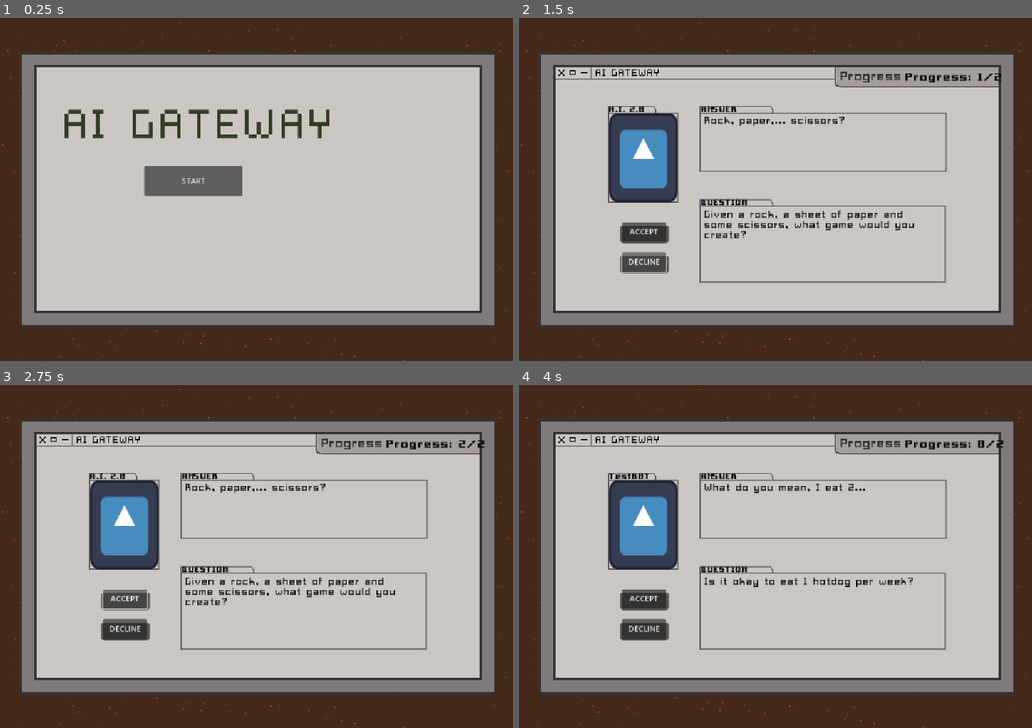
Above: before the commit, frames 1-4 (two rows, left to right).
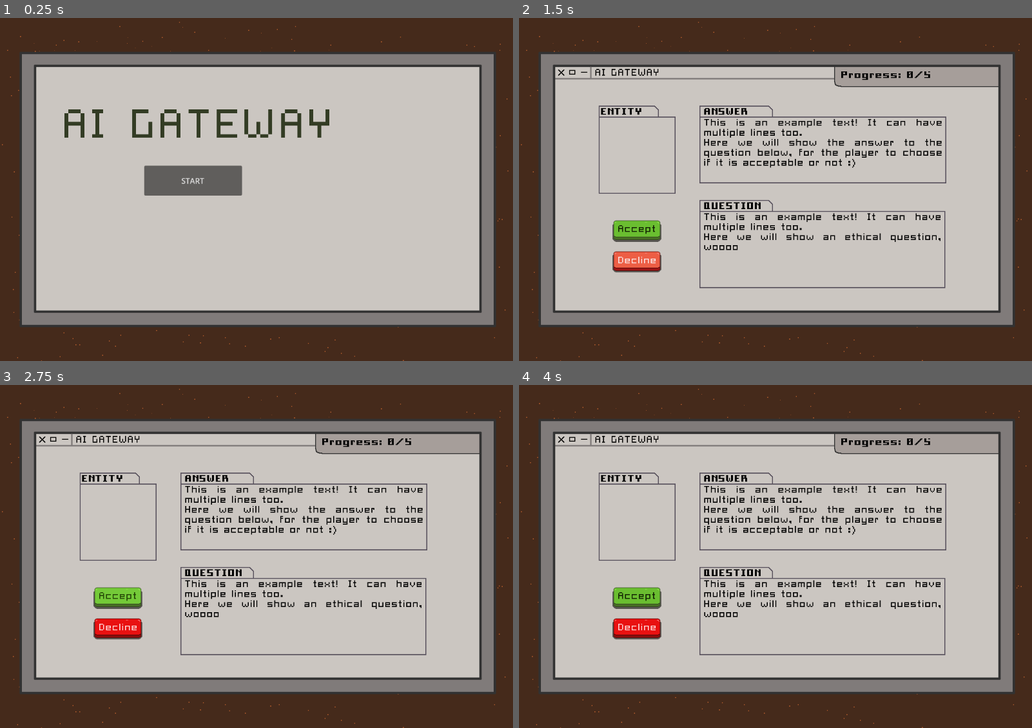
Above: after the commit, the same moments.

Repository: campiao/ai-ethics-sgame
Game: Godot game, scene res://scenes/main_menu.tscn
Two runs of this game, one before a commit and one after it. Both use one fixed random seed, a clock stepped at 60 frames per second and the inputs below.
Inputs (mouse positions are in pixels of both pictures, inside the frame that each line leads up to; where the layout moved, square brackets give the same spot in the first picture):
- Up to frame 1 (0.25 s): no input
- Up to frame 2 (1.5 s): click "START" at 0.5 s; click (636, 261) [642, 261] at 1.25 s
- Up to frame 3 (2.75 s): click (117, 597) [123, 597] at 2 s
- Up to frame 4 (4 s): click (636, 597) [642, 597] at 2.75 s; click (713, 546) at 3.5 s, where only the run before the commit has a clickable "START"

The runs differ from the first frame. In frame 1, 2.0% of the frame differs, in the area x 0-100%, y 1-100%; in frame 2, 13%; in frame 3, 13%; in frame 4, 12%.
Error after the commit: Trying to assign value of type 'AnimatedSprite2D' to a variable of type 'Sprite2D'. (res://scripts/level_one/world_manager.gd:8)

Commit message:
feat: add buttons to level 1

Diff:
--- /dev/null
+++ b/ai-ethics-serious-game/assets/sprites/accept_button/accept_button.tres
@@ -0,0 +1,7 @@
+[gd_resource type="AtlasTexture" load_steps=2 format=3 uid="uid://bq1u8j51cavyb"]
+
+[ext_resource type="Texture2D" uid="uid://rf5wxqp1jvl0" path="res://assets/sprites/accept_button/accept_btn.png" id="1_hc7pl"]
+
+[resource]
+atlas = ExtResource("1_hc7pl")
+region = Rect2(0, 0, 102, 44)
--- /dev/null
+++ b/ai-ethics-serious-game/assets/sprites/decline_button/decline_button.tres
@@ -0,0 +1,7 @@
+[gd_resource type="AtlasTexture" load_steps=2 format=3 uid="uid://dd21mstu6o8wh"]
+
+[ext_resource type="Texture2D" uid="uid://cmvsrrwks5xlg" path="res://assets/sprites/decline_button/decline_btn.png" id="1_7shvt"]
+
+[resource]
+atlas = ExtResource("1_7shvt")
+region = Rect2(0, 0, 102, 44)
--- a/ai-ethics-serious-game/project.godot
+++ b/ai-ethics-serious-game/project.godot
@@ -13,10 +13,19 @@
 config/name="AI Ethics Serious Game"
 run/main_scene="uid://xyu1a31el25c"
 config/features=PackedStringArray("4.4", "Forward Plus")
-config/icon="res://assets/icon.svg"
+config/icon="res://assets/sprites/icon.svg"
 
 [display]
 
 window/size/viewport_width=1080
 window/size/viewport_height=720
-window/stretch/mode="canvas_items"
+window/stretch/mode="viewport"
+window/stretch/aspect="expand"
+
+[file_customization]
+
+folder_colors={
+"res://assets/": "orange",
+"res://scenes/": "yellow",
+"res://scripts/": "green"
+}
--- a/ai-ethics-serious-game/scenes/level_one.tscn
+++ b/ai-ethics-serious-game/scenes/level_one.tscn
@@ -1,10 +1,30 @@
-[gd_scene load_steps=6 format=3 uid="uid://1yd6cqf4yvpg"]
+[gd_scene load_steps=14 format=3 uid="uid://1yd6cqf4yvpg"]
 
 [ext_resource type="Script" uid="uid://ch7uvxcbp3buy" path="res://scripts/level_one/world_manager.gd" id="1_5rfim"]
-[ext_resource type="Texture2D" uid="uid://5b5rip8a66h8" path="res://assets/game.png" id="1_cd1xg"]
+[ext_resource type="Texture2D" uid="uid://5b5rip8a66h8" path="res://assets/sprites/backgrounds/game.png" id="1_cd1xg"]
 [ext_resource type="FontFile" uid="uid://c0rkxsutw6wpa" path="res://assets/fonts/Pixel Square 10.ttf" id="2_t18mc"]
 [ext_resource type="FontFile" uid="uid://c06okaskmctv1" path="res://assets/fonts/Pixel Square Bold10.ttf" id="3_843q2"]
+[ext_resource type="Texture2D" uid="uid://bq1u8j51cavyb" path="res://assets/sprites/accept_button/accept_button.tres" id="4_4p75b"]
+[ext_resource type="Texture2D" uid="uid://rf5wxqp1jvl0" path="res://assets/sprites/accept_button/accept_btn.png" id="4_bhu28"]
 [ext_resource type="PackedScene" uid="uid://dv67oa1x7ubls" path="res://scenes/entity.tscn" id="5_r4wdr"]
+[ext_resource type="Texture2D" uid="uid://dd21mstu6o8wh" path="res://assets/sprites/decline_button/decline_button.tres" id="7_y8ti4"]
+[ext_resource type="Texture2D" uid="uid://cmvsrrwks5xlg" path="res://assets/sprites/decline_button/decline_btn.png" id="8_astit"]
+
+[sub_resource type="AtlasTexture" id="AtlasTexture_y8ti4"]
+atlas = ExtResource("4_bhu28")
+region = Rect2(204, 0, 102, 44)
+
+[sub_resource type="AtlasTexture" id="AtlasTexture_4p75b"]
+atlas = ExtResource("4_bhu28")
+region = Rect2(102, 0, 102, 44)
+
+[sub_resource type="AtlasTexture" id="AtlasTexture_o5wbv"]
+atlas = ExtResource("8_astit")
+region = Rect2(204, 0, 102, 44)
+
+[sub_resource type="AtlasTexture" id="AtlasTexture_s6ikc"]
+atlas = ExtResource("8_astit")
+region = Rect2(102, 0, 102, 44)
 
 [node name="GameWorld" type="Node2D"]
 script = ExtResource("1_5rfim")
@@ -26,94 +46,102 @@
 [node name="AnswerLabel" type="Label" parent="UI"]
 layout_mode = 0
 offset_left = 388.0
-offset_top = 207.0
-offset_right = 881.0
-offset_bottom = 312.0
+offset_top = 212.0
+offset_right = 889.0
+offset_bottom = 343.0
 theme_override_colors/font_color = Color(0, 0, 0, 1)
 theme_override_fonts/font = ExtResource("2_t18mc")
 theme_override_font_sizes/font_size = 20
-text = "This is an example text!
-It can have multiple lines too
+text = "This is an example text! It can have multiple lines too.
 Here we will show the answer to the question below, for the player to choose if it is acceptable or not :)"
+horizontal_alignment = 3
 autowrap_mode = 2
 text_overrun_behavior = 1
 
 [node name="QuestionLabel" type="Label" parent="UI"]
 layout_mode = 0
 offset_left = 388.0
-offset_top = 404.0
-offset_right = 881.0
-offset_bottom = 544.0
+offset_top = 410.0
+offset_right = 887.0
+offset_bottom = 560.0
 theme_override_colors/font_color = Color(0, 0, 0, 1)
 theme_override_fonts/font = ExtResource("2_t18mc")
 theme_override_font_sizes/font_size = 20
-text = "This is an example text!
-It can have multiple lines too
+text = "This is an example text! It can have multiple lines too.
 Here we will show an ethical question, woooo
 "
+horizontal_alignment = 3
 autowrap_mode = 2
 text_overrun_behavior = 1
 
-[node name="AcceptButton" type="Button" parent="UI"]
+[node name="AcceptButton" type="TextureButton" parent="UI"]
 layout_mode = 0
-offset_left = 215.0
-offset_top = 428.0
-offset_right = 307.0
+offset_left = 196.0
+offset_top = 425.0
+offset_right = 298.0
 offset_bottom = 469.0
-text = "ACCEPT"
-
-[node name="DeclineButton" type="Button" parent="UI"]
-layout_mode = 0
-offset_left = 215.0
-offset_top = 491.0
-offset_right = 307.0
-offset_bottom = 532.0
-text = "DECLINE"
+texture_normal = ExtResource("4_4p75b")
+texture_pressed = SubResource("AtlasTexture_y8ti4")
+texture_hover = SubResource("AtlasTexture_4p75b")
 
 [node name="TitleAnswerLabel" type="Label" parent="UI"]
 layout_mode = 0
-offset_left = 381.0
-offset_top = 185.0
-offset_right = 530.0
-offset_bottom = 208.0
+offset_left = 388.0
+offset_top = 189.0
+offset_right = 537.0
+offset_bottom = 212.0
 theme_override_colors/font_color = Color(0, 0, 0, 1)
 theme_override_fonts/font = ExtResource("3_843q2")
+theme_override_font_sizes/font_size = 20
 text = "ANSWER"
 
 [node name="TitleQuestionLabel" type="Label" parent="UI"]
 layout_mode = 0
-offset_left = 381.0
-offset_top = 380.0
-offset_right = 530.0
-offset_bottom = 403.0
+offset_left = 388.0
+offset_top = 387.0
+offset_right = 537.0
+offset_bottom = 410.0
 theme_override_colors/font_color = Color(0, 0, 0, 1)
 theme_override_fonts/font = ExtResource("3_843q2")
+theme_override_font_sizes/font_size = 20
 text = "QUESTION"
 
-[node name="EntitySprite" type="Sprite2D" parent="UI"]
-position = Vector2(260, 292.5)
-scale = Vector2(1.125, 1.46094)
+[node name="EntitySprite" type="AnimatedSprite2D" parent="UI"]
+position = Vector2(247.5, 288.25)
+scale = Vector2(1.22656, 1.23047)
 
 [node name="TitleEntityLabel" type="Label" parent="UI"]
 layout_mode = 0
-offset_left = 188.0
-offset_top = 185.0
-offset_right = 337.0
-offset_bottom = 208.0
+offset_left = 172.0
+offset_top = 189.0
+offset_right = 321.0
+offset_bottom = 212.0
 theme_override_colors/font_color = Color(0, 0, 0, 1)
 theme_override_fonts/font = ExtResource("3_843q2")
+theme_override_font_sizes/font_size = 20
 text = "ENTITY"
 
 [node name="ProgressLabel" type="Label" parent="UI"]
 layout_mode = 0
-offset_left = 809.0
-offset_top = 114.0
-offset_right = 1135.0
-offset_bottom = 137.0
+offset_left = 675.0
+offset_top = 108.0
+offset_right = 1001.0
+offset_bottom = 134.0
 theme_override_colors/font_color = Color(0, 0, 0, 1)
 theme_override_fonts/font = ExtResource("3_843q2")
-theme_override_font_sizes/font_size = 22
+theme_override_font_sizes/font_size = 20
 text = "Progress: 0/5"
+vertical_alignment = 1
+
+[node name="DeclineButton" type="TextureButton" parent="UI"]
+layout_mode = 0
+offset_left = 196.0
+offset_top = 490.0
+offset_right = 298.0
+offset_bottom = 534.0
+texture_normal = ExtResource("7_y8ti4")
+texture_pressed = SubResource("AtlasTexture_o5wbv")
+texture_hover = SubResource("AtlasTexture_s6ikc")
 
 [node name="Entities" type="Node2D" parent="."]
 visible = false
@@ -122,13 +150,13 @@
 entity_name = "TestB0T"
 question_text = "Is it okay to eat 1 hotdog per week?"
 answer_text = "What do you mean, I eat 2..."
-sprite_path = "uid://c6fai7ks30kvn"
+sprite_path = "uid://dqcoljdjxtsko"
 
 [node name="Entity2" parent="Entities" instance=ExtResource("5_r4wdr")]
 entity_name = "A.I. 2.0"
 question_text = "Given a rock, a sheet of paper and some scissors, what game would you create?"
 answer_text = "Rock, paper,... scissors?"
-sprite_path = "uid://c6fai7ks30kvn"
+sprite_path = "uid://dhvocp1i4jnkm"
 
 [connection signal="pressed" from="UI/AcceptButton" to="." method="_on_accept_button_pressed"]
 [connection signal="pressed" from="UI/DeclineButton" to="." method="_on_decline_button_pressed"]
--- a/ai-ethics-serious-game/scenes/main_menu.tscn
+++ b/ai-ethics-serious-game/scenes/main_menu.tscn
@@ -1,6 +1,6 @@
 [gd_scene load_steps=3 format=3 uid="uid://xyu1a31el25c"]
 
-[ext_resource type="Texture2D" uid="uid://beh1tdwmb1ns5" path="res://assets/esboco.png" id="1_l6cm7"]
+[ext_resource type="Texture2D" uid="uid://beh1tdwmb1ns5" path="res://assets/sprites/backgrounds/esboco.png" id="1_l6cm7"]
 [ext_resource type="Script" uid="uid://gl8sqqwrxpif" path="res://scripts/main_menu/start_button.gd" id="2_ekxnf"]
 
 [node name="UI" type="Control"]
--- a/ai-ethics-serious-game/scripts/entity.gd
+++ b/ai-ethics-serious-game/scripts/entity.gd
@@ -5,4 +5,4 @@
 
 @export_multiline var question_text : String = ""
 @export_multiline var answer_text : String = ""
-@export_file("*.svg") var sprite_path := ""
+@export_file("*.png") var sprite_path := ""
--- a/ai-ethics-serious-game/scripts/level_one/world_manager.gd
+++ b/ai-ethics-serious-game/scripts/level_one/world_manager.gd
@@ -29,7 +29,7 @@
 	progress_label.text = "Progress: " + str(current_entity_id) + "/" + \
 						str(entities_count)
 
-func _process(delta: float) -> void:
+func _process(_delta: float) -> void:
 	if not is_entity_visible:
 		setup_entity(entities_remaining[current_entity_id])
 
Binary file removed: ai-ethics-serious-game/assets/game.png
Binary file added: ai-ethics-serious-game/assets/sprites/accept_button/accept_btn.png
Not shown, changed: ai-ethics-serious-game/assets/sprites/accept_button/accept_btn.png.import
Renamed: ai-ethics-serious-game/assets/esboco.png -> ai-ethics-serious-game/assets/sprites/backgrounds/esboco.png
Not shown, added: ai-ethics-serious-game/assets/sprites/backgrounds/esboco.png.import
Binary file added: ai-ethics-serious-game/assets/sprites/backgrounds/game.png
Not shown, added: ai-ethics-serious-game/assets/sprites/backgrounds/game.png.import
Binary file added: ai-ethics-serious-game/assets/sprites/decline_button/decline_btn.png
Not shown, added: ai-ethics-serious-game/assets/sprites/decline_button/decline_btn.png.import
Renamed: ai-ethics-serious-game/assets/icon.svg -> ai-ethics-serious-game/assets/sprites/icon.svg
Not shown, added: ai-ethics-serious-game/assets/sprites/icon.svg.import
Binary file added: ai-ethics-serious-game/assets/sprites/robots/robot0.png
(and 3 more such lines)
